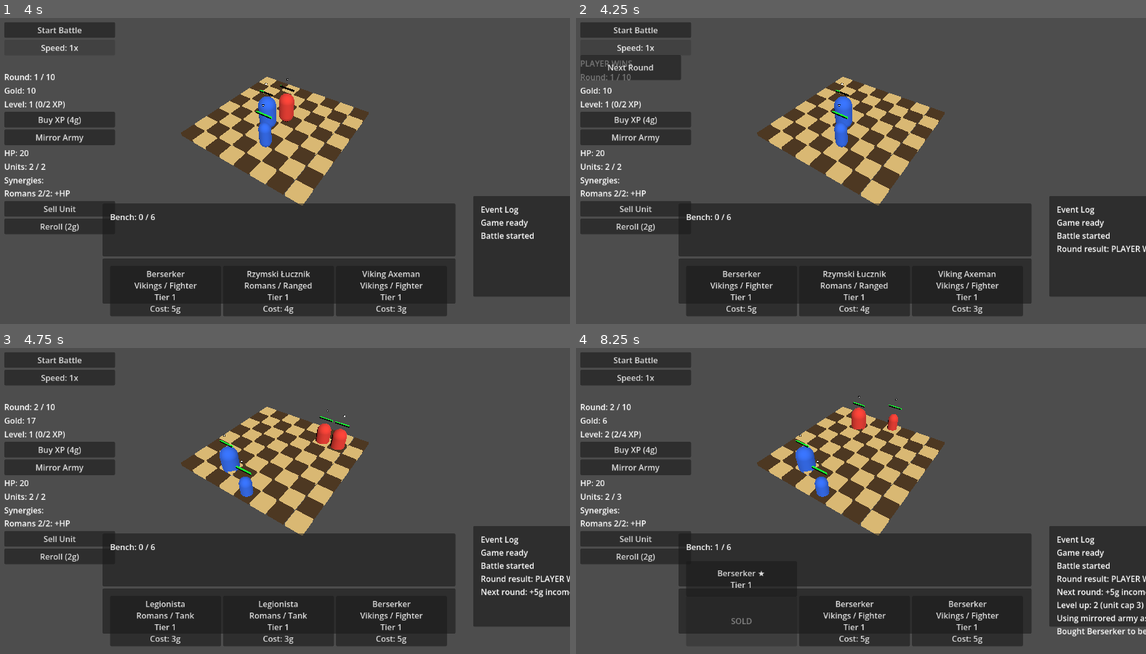
Above: before the commit, frames 1-4 (two rows, left to right).
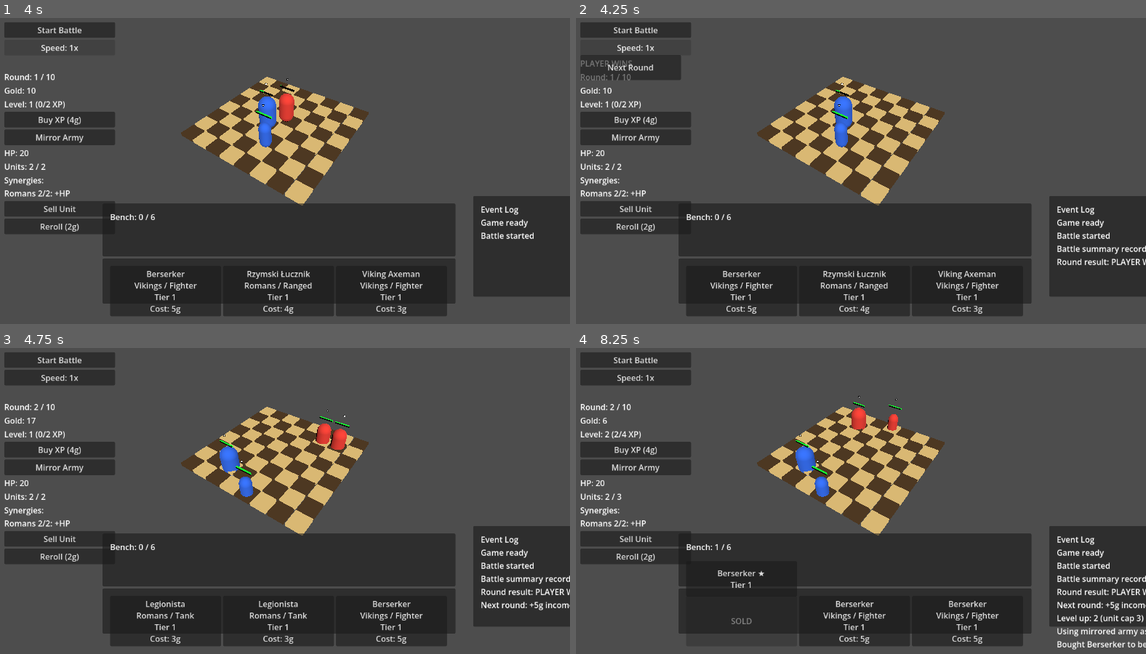
Above: after the commit, the same moments.

Repository: janmgryka-bit/warmarket
Game: Godot game, scene res://scenes/Main.tscn
Same seed, same stepped clock (60 frames per second), same inputs: the game is played once before the commit and once after it.
Inputs:
- Up to frame 1 (4 s): click "Start Battle" at 0.5 s; click "Start Battle" at 1.25 s; click "Speed: 1x" at 2 s; click "Speed: 2x" at 2.75 s; click "Speed: 4x" at 3.5 s
- Up to frame 2 (4.25 s): no input
- Up to frame 3 (4.75 s): click "Next Round" at 4.25 s
- Up to frame 4 (8.25 s): click "Buy XP (4g)" at 5 s; click "Mirror Army" at 5.75 s; click "Sell Unit" at 6.5 s; click "Reroll (2g)" at 7.25 s; click "Berserker Vikings / Fighter T…" at 8 s

Frame 1 is identical in both runs. In frame 2, 0.4% of the frame differs, in the area x 84-100%, y 74-81%; in frame 3, 0.6%; in frame 4, 1.2%, in the area x 84-100%, y 74-99%.

Commit message:
Record battle summary snapshots

Diff:
--- a/godot_project/war-market/scripts/game.gd
+++ b/godot_project/war-market/scripts/game.gd
@@ -37,6 +37,7 @@
 var battle_speed_index: int = 0
 var event_log: Array[String] = []
 var max_event_log_entries: int = 8
+var last_battle_summary: Dictionary = {}
 
 # Selection Helpers
 func clear_shop_selection() -> void:
@@ -252,6 +253,30 @@
 		})
 	return snapshot
 
+func create_spawned_opponent_army_snapshot() -> Array[Dictionary]:
+	var snapshot: Array[Dictionary] = []
+	var units := get_tree().get_nodes_in_group("units")
+	for unit in units:
+		if not is_instance_valid(unit) or unit.team_id != 1:
+			continue
+		snapshot.append(create_army_snapshot_entry_from_unit(unit))
+	return snapshot
+
+func create_army_snapshot_entry_from_unit(unit: CharacterBody3D) -> Dictionary:
+	return {
+		"unit_id": String(unit.name),
+		"grid_pos": unit.grid_position,
+		"star_level": get_unit_star_level(unit)
+	}
+
+func get_unit_star_level(unit: CharacterBody3D) -> int:
+	if unit.has_meta("star_level"):
+		return unit.get_meta("star_level")
+	var star_level = unit.get("star_level")
+	if star_level == null:
+		return 1
+	return star_level
+
 func mirror_grid_pos_for_opponent(grid_pos: Vector2i) -> Vector2i:
 	return Vector2i(grid_pos.x, 7 - grid_pos.y)
 
@@ -768,7 +793,41 @@
 	else:
 		end_round("DRAW")
 
+func create_battle_summary(result_text: String) -> Dictionary:
+	var opponent_source = "snapshot" if use_snapshot_opponent else "pve_wave"
+	var opponent_snapshot = opponent_army_snapshot if use_snapshot_opponent else create_spawned_opponent_army_snapshot()
+	return {
+		"round_number": round_number,
+		"result": result_text,
+		"player_health": player_health,
+		"player_level": player_level,
+		"player_gold": player_gold,
+		"player_army_snapshot": create_player_army_snapshot(),
+		"opponent_source": opponent_source,
+		"opponent_army_snapshot": opponent_snapshot,
+		"surviving_units": create_surviving_units_snapshot()
+	}
+
+func create_surviving_units_snapshot() -> Array[Dictionary]:
+	var snapshot: Array[Dictionary] = []
+	var units := get_tree().get_nodes_in_group("units")
+	for unit in units:
+		if not is_instance_valid(unit) or unit.current_hp <= 0:
+			continue
+		snapshot.append({
+			"unit_id": String(unit.name),
+			"team_id": unit.team_id,
+			"star_level": get_unit_star_level(unit),
+			"current_hp": unit.current_hp,
+			"max_hp": unit.max_hp,
+			"grid_pos": unit.grid_position
+		})
+	return snapshot
+
 func end_round(result_text: String) -> void:
+	last_battle_summary = create_battle_summary(result_text)
+	add_event_log("Battle summary recorded")
+
 	if result_text == "PLAYER WINS" and round_number >= max_rounds:
 		trigger_victory()
 		return
@@ -923,6 +982,7 @@
 	reset_battle_speed()
 	update_max_player_units()
 	event_log.clear()
+	last_battle_summary.clear()
 	use_snapshot_opponent = false
 	opponent_army_snapshot.clear()
 
--- a/godot_project/war-market/tests/smoke_test.gd
+++ b/godot_project/war-market/tests/smoke_test.gd
@@ -45,6 +45,7 @@
 	await run_test("Unit cap", Callable(self, "test_unit_cap"))
 	await run_test("Deployed sell", Callable(self, "test_deployed_sell"))
 	await run_test("Game over after loss", Callable(self, "test_game_over_after_loss"))
+	await run_test("Battle summary", Callable(self, "test_battle_summary"))
 	await run_test("Victory after round 10", Callable(self, "test_victory_after_round_ten"))
 	await run_test("Reset game new run", Callable(self, "test_reset_game_new_run"))
 	await run_test("Enemy wave spawning", Callable(self, "test_enemy_wave_spawning"))
@@ -524,6 +525,16 @@
 	assert_true(game.game_over, "Game over should be true after health reaches zero")
 	assert_eq(game.round_result_label.text, "GAME OVER", "Round result label should show GAME OVER")
 
+func test_battle_summary() -> void:
+	var game = await load_game()
+	game.end_round("PLAYER WINS")
+	var summary = game.last_battle_summary
+	assert_true(not summary.is_empty(), "Battle summary should be recorded after round end")
+	assert_eq(summary["result"], "PLAYER WINS", "Battle summary should record result")
+	assert_true(summary.has("player_army_snapshot"), "Battle summary should include player army snapshot")
+	assert_true(summary.has("opponent_source"), "Battle summary should include opponent source")
+	assert_true(typeof(summary["surviving_units"]) == TYPE_ARRAY, "Battle summary surviving units should be an array")
+
 func test_victory_after_round_ten() -> void:
 	var game = await load_game()
 	game.round_number = game.max_rounds
